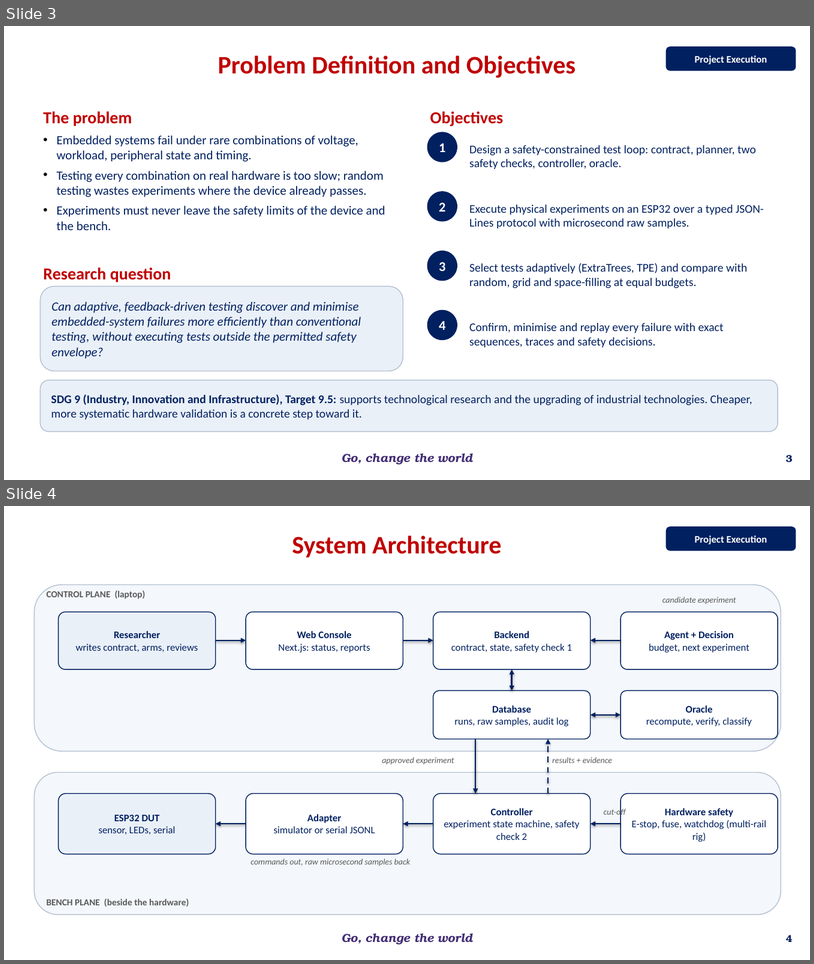
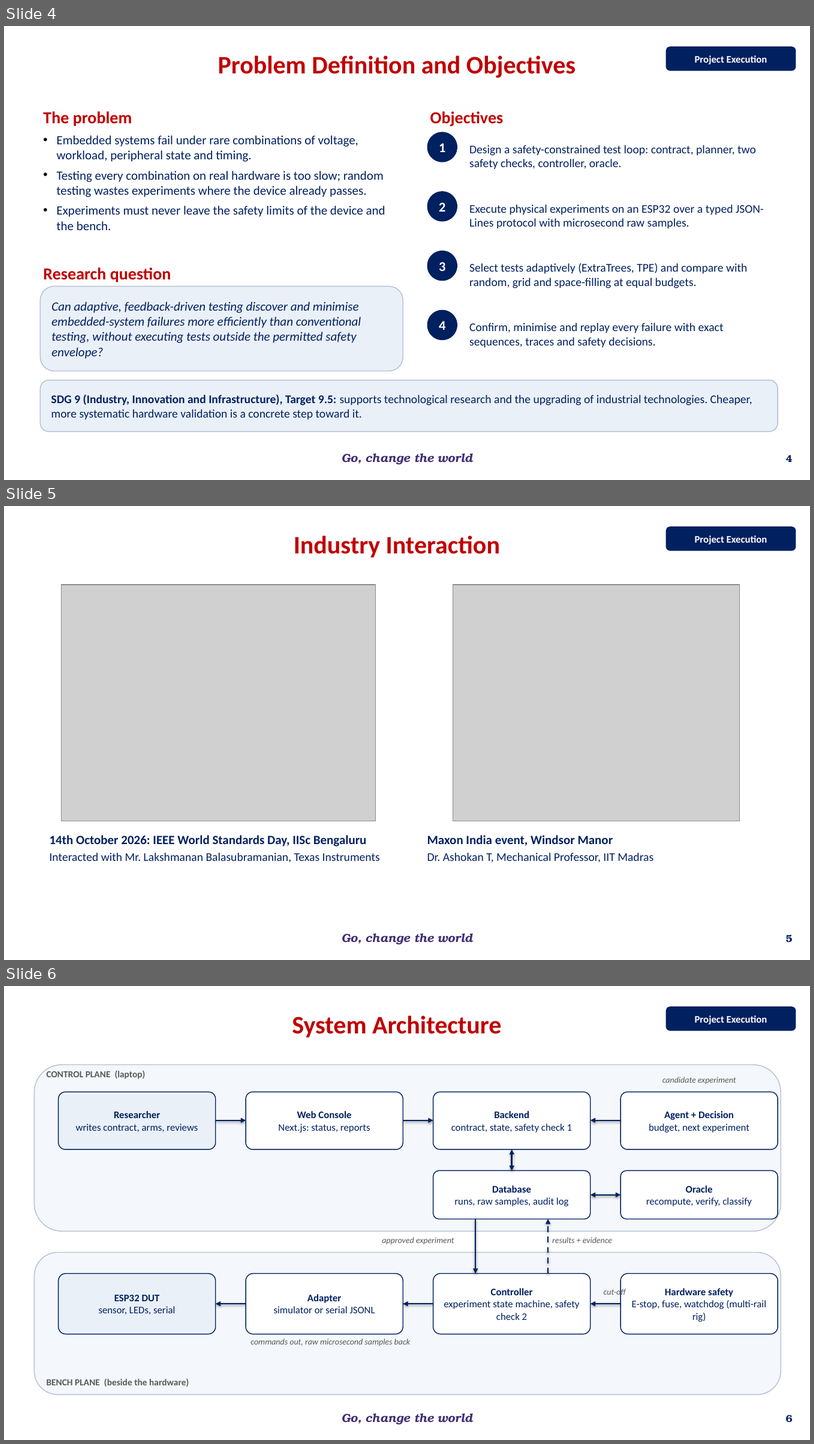
Before and after one commit to overclocked-2124/ChipCheck, a slide deck: docs/presentation/AI-Driven Adaptive Physical Testing for Embedded Systems - Phase 2.pptx. Shown one above the other, each under a label of ours: slides 3 and 4 before the commit, slides 4, 5 and 6 after it. The pictures are 814x964 and 814x1444 pixels, drawn with LibreOffice and Linux fonts; fonts in the diff are those of the drawing; grey boxes stand for pictures; background and template pictures are left out. Boxes give left, top, right and bottom in pixels: in the first picture for what was removed or moved away, otherwise in the second. Text is boxed around its words. In the diff, an @@ line names an element or a change of style, - is before the commit and + after.

```diff
--- a/docs/presentation/AI-Driven Adaptive Physical Testing for Embedded Systems - Phase 2.pptx
+++ b/docs/presentation/AI-Driven Adaptive Physical Testing for Embedded Systems - Phase 2.pptx
@@ slide 5 added at box(4, 506, 810, 960), background #FFFFFF; not listed: 1 template element that a slide beside it also shows @@
@@ text added at box(294, 535, 500, 558), 30 pt, text #C00000, bold @@
+Industry Interaction
@@ rounded rectangle added at box(666, 526, 797, 551), fill #002060, 12 pt, text #FFFFFF, bold @@
+Project Execution
@@ picture added at box(62, 585, 376, 820) @@
@@ picture added at box(453, 585, 740, 820) @@
@@ text added at box(50, 835, 380, 862), 14 pt, text #002060 @@
+14th October 2026: IEEE World Standards Day, IISc Bengaluru
+Interacted with Mr. Lakshmanan Balasubramanian, Texas Instruments
@@ text added at box(428, 835, 654, 862), 14 pt, text #002060 @@
+Maxon India event, Windsor Manor
+Dr. Ashokan T, Mechanical Professor, IIT Madras
@@ page number added at box(786, 934, 793, 942), 12 pt, text #002060, bold @@
+5
@@ what was slide 3 is now slide 4 @@
@@ page number at box(786, 454, 793, 462): text changed @@
-3
+4
@@ what was slide 4 is now slide 6 @@
@@ page number at box(786, 1414, 793, 1422): text changed @@
-4
+6
```
Also in this commit, not shown: 2 slides changed, 1 other slide added.
